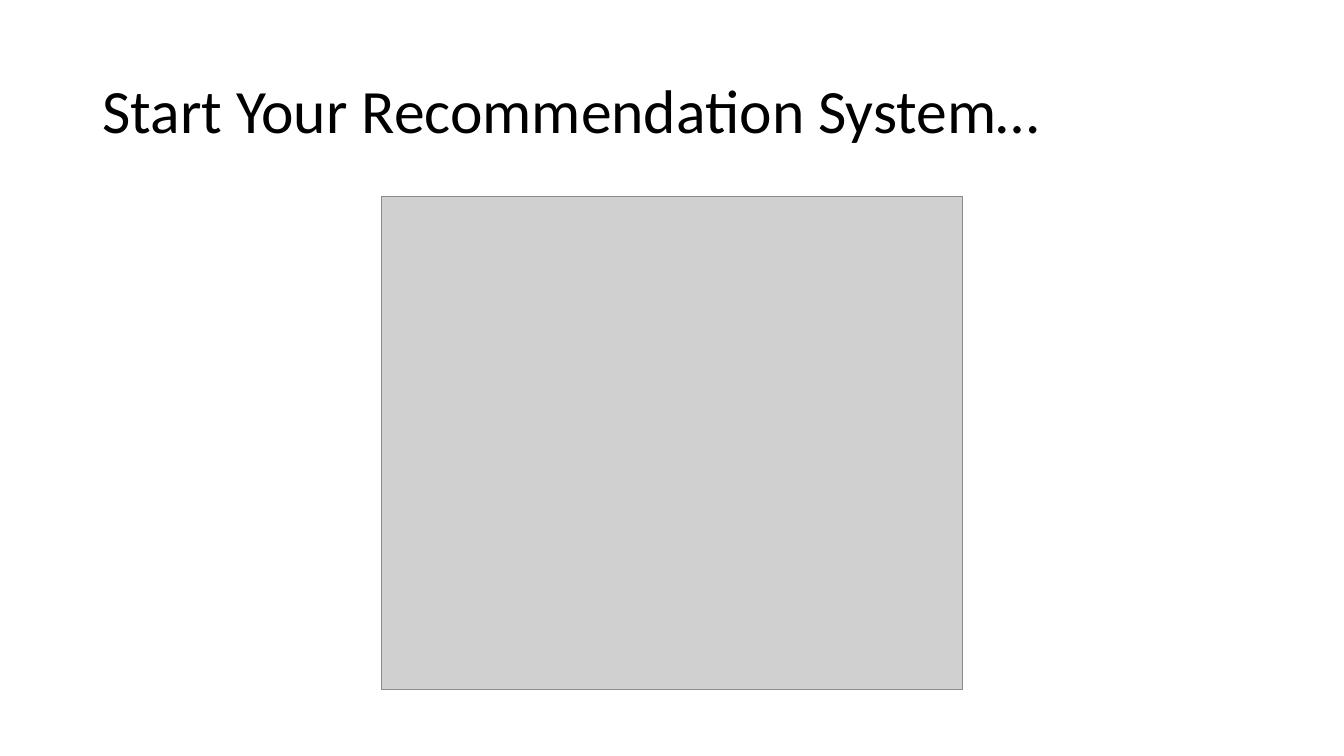
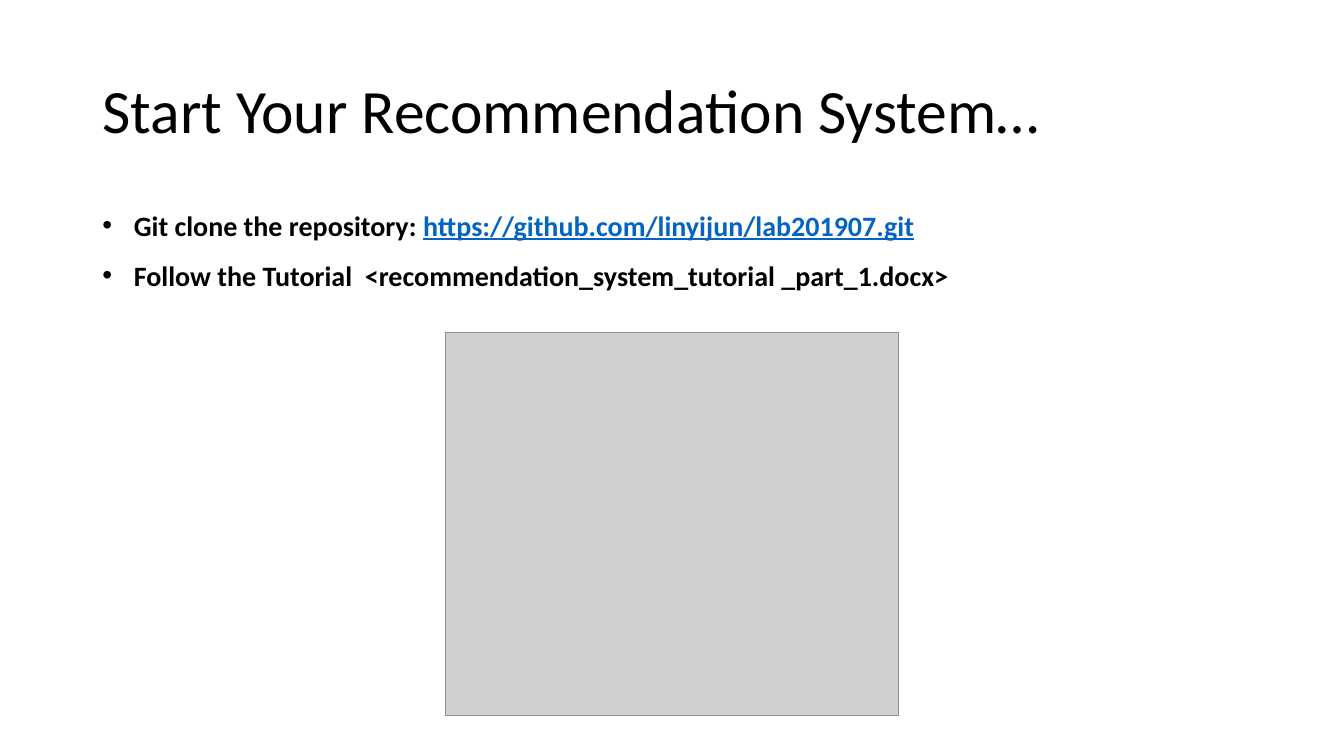
Before and after one commit to linyijun/lab201907, a slide deck: slide 18 of lab_day2.pptx. Drawn at 1344x756 pixels with LibreOffice and Linux fonts; fonts in the diff are those of the drawing; grey boxes stand for pictures. Boxes give left, top, right and bottom in pixels: in the first picture for what was removed or moved away, otherwise in the second. Text is boxed around its words. In the diff, an @@ line names an element or a change of style, - is before the commit and + after.

Commit message:
add slide data QGIS tutorial

```diff
--- a/lab_day2.pptx
+++ b/lab_day2.pptx
@@ text added at box(134, 216, 948, 291), 20 pt, text #000000, bold @@
+• Git clone the repository: https://github.com/linyijun/lab201907.git
+• Follow the Tutorial <recommendation_system_tutorial _part_1.docx>
@@ picture: place and size @@
-picture at box(381, 197, 963, 690)
+picture at box(446, 332, 898, 716)
```
Also in this commit, not shown: 22 other files.
